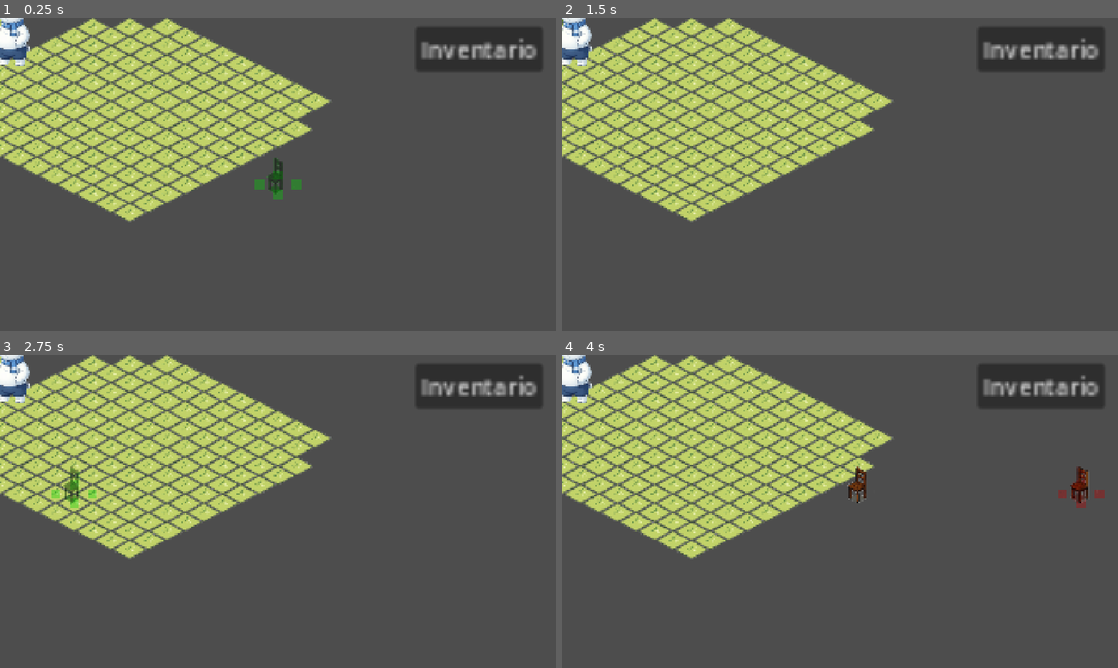
Above: before the commit, frames 1-4 (two rows, left to right).
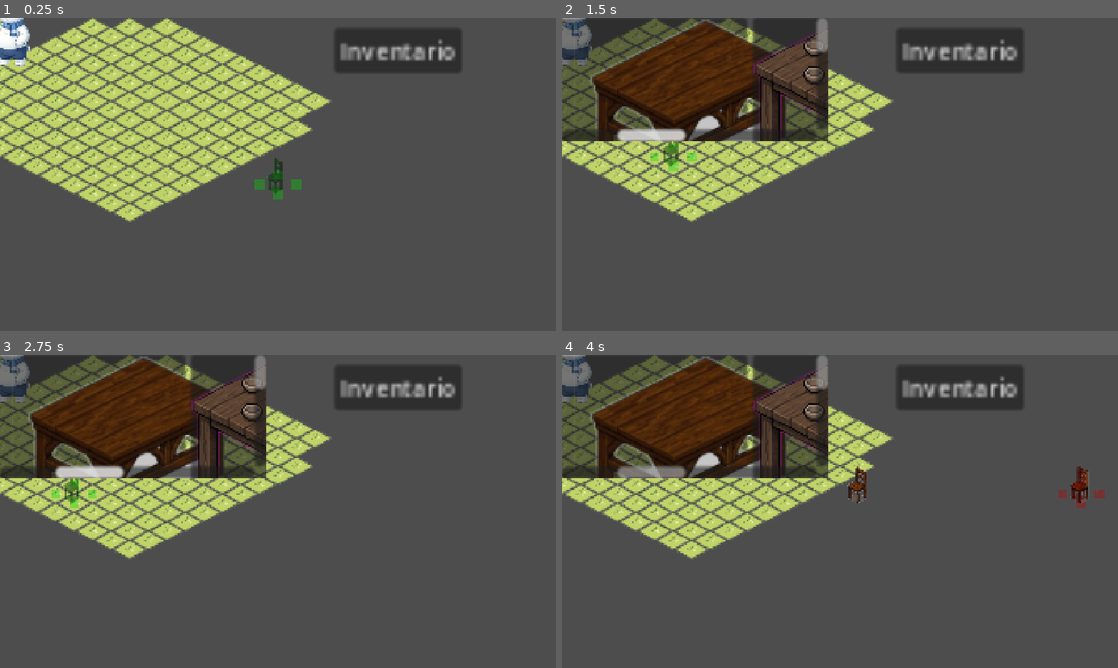
Above: after the commit, the same moments.

Repository: FernandoBATY/Polarv
Game: Godot game, scene res://scenes/world/game.tscn
Two runs of this game, one before a commit and one after it. Both use one fixed random seed, a clock stepped at 60 frames per second and the inputs below.
Inputs (mouse positions are in pixels of both pictures, inside the frame that each line leads up to; where the layout moved, square brackets give the same spot in the first picture):
- Up to frame 1 (0.25 s): no input
- Up to frame 2 (1.5 s): click "Inventario" at 0.5 s; click (673, 140) [567, 24] at 1.25 s
- Up to frame 3 (2.75 s): click (77, 477) at 2.02 s
- Up to frame 4 (4 s): click (862, 477) at 2.77 s; click (1084, 477) at 3.52 s

The runs differ from the first frame. In frame 1, 3.6% of the frame differs, in the area x 60-98%, y 3-18%; in frame 2, 22%, in the area x 0-98%, y 0-49%; in frame 3, 22%; in frame 4, 22%.

Commit message:
inventario puesto en slots de columnas

Diff:
--- a/scenes/ui/FurnitureSlot.tscn
+++ b/scenes/ui/FurnitureSlot.tscn
@@ -3,16 +3,24 @@
 [ext_resource type="Script" uid="uid://bepitqiy2ji2l" path="res://scripts/ui/FurnitureSlot.gd" id="1_t5154"]
 
 [node name="FurnitureSlot" type="Button" unique_id=1501659383]
+custom_minimum_size = Vector2(150, 170)
 offset_right = 8.0
 offset_bottom = 8.0
 script = ExtResource("1_t5154")
 
-[node name="Icon" type="TextureRect" parent="." unique_id=83931247]
+[node name="VBoxContainer" type="VBoxContainer" parent="." unique_id=2001228023]
 layout_mode = 0
 offset_right = 40.0
 offset_bottom = 40.0
 
-[node name="NameLabel" type="Label" parent="." unique_id=1578952527]
-layout_mode = 0
-offset_right = 40.0
-offset_bottom = 23.0
+[node name="Icon" type="TextureRect" parent="VBoxContainer" unique_id=83931247]
+custom_minimum_size = Vector2(120, 120)
+layout_mode = 2
+expand_mode = 3
+stretch_mode = 5
+
+[node name="NameLabel" type="Label" parent="VBoxContainer" unique_id=1578952527]
+layout_mode = 2
+horizontal_alignment = 1
+vertical_alignment = 1
+clip_text = true
--- a/scenes/ui/InventoryUI.tscn
+++ b/scenes/ui/InventoryUI.tscn
@@ -6,20 +6,26 @@
 script = ExtResource("1_p0ay3")
 
 [node name="OpenButton" type="Button" parent="." unique_id=1012248820]
-offset_left = 287.0
-offset_top = 6.0
-offset_right = 375.0
-offset_bottom = 37.0
+offset_left = 231.0
+offset_top = 7.0
+offset_right = 319.0
+offset_bottom = 38.0
 text = "Inventario"
 
 [node name="Panel" type="Panel" parent="." unique_id=1292488090]
 size_flags_horizontal = 3
 size_flags_vertical = 3
 
-[node name="ScrollContainer" type="ScrollContainer" parent="Panel" unique_id=1011921017]
+[node name="MarginContainer" type="MarginContainer" parent="Panel" unique_id=1251881211]
 layout_mode = 0
-offset_right = 40.0
-offset_bottom = 40.0
+offset_right = 184.0
+offset_bottom = 85.0
 
-[node name="GridContainer" type="GridContainer" parent="Panel/ScrollContainer" unique_id=1867485772]
+[node name="ScrollContainer" type="ScrollContainer" parent="Panel/MarginContainer" unique_id=1011921017]
 layout_mode = 2
+
+[node name="GridContainer" type="GridContainer" parent="Panel/MarginContainer/ScrollContainer" unique_id=1867485772]
+clip_contents = true
+layout_mode = 2
+size_flags_horizontal = 3
+columns = 5
--- a/scripts/ui/FurnitureSlot.gd
+++ b/scripts/ui/FurnitureSlot.gd
@@ -4,16 +4,16 @@
 
 var item_id: String = ""
 
-@onready var icon_rect: TextureRect = $Icon
-@onready var name_label: Label = $NameLabel
+@onready var icon_rect: TextureRect = $VBoxContainer/Icon
+@onready var name_label: Label = $VBoxContainer/NameLabel
 
 
 func setup(new_item_id: String, item_data: Dictionary) -> void:
 	item_id = new_item_id
 
-	name_label.text = str(item_data.get("display_name", item_id))
+	name_label.text = item_data.get("display_name", item_id)
 
-	var texture_path: String = str(item_data.get("front_texture", ""))
+	var texture_path: String = item_data.get("front_texture", "")
 
 	if texture_path != "" and ResourceLoader.exists(texture_path):
 		icon_rect.texture = load(texture_path)
--- a/scripts/ui/InventoryUI.gd
+++ b/scripts/ui/InventoryUI.gd
@@ -7,7 +7,7 @@
 
 @onready var open_button: Button = $OpenButton
 @onready var panel: Panel = $Panel
-@onready var grid_container: GridContainer = $Panel/ScrollContainer/GridContainer
+@onready var grid_container: GridContainer = $Panel/MarginContainer/ScrollContainer/GridContainer
 
 
 func _ready() -> void:
